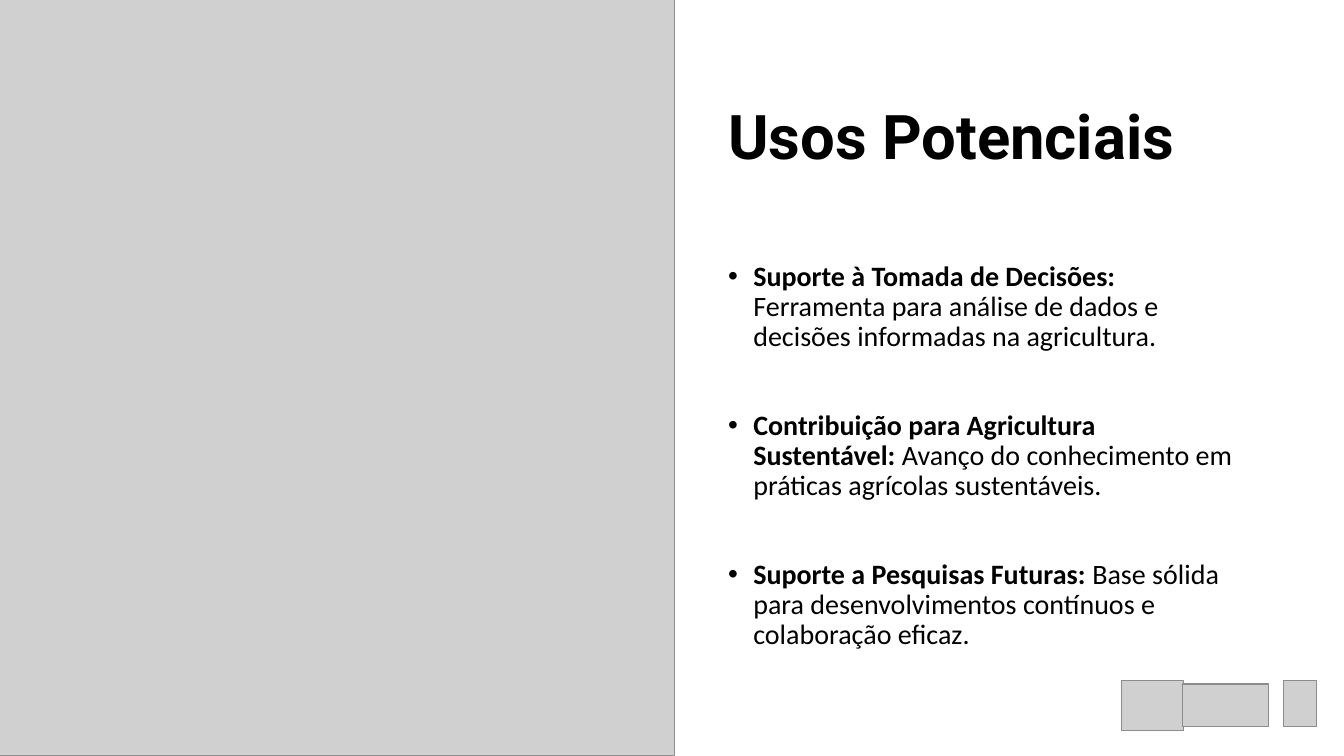
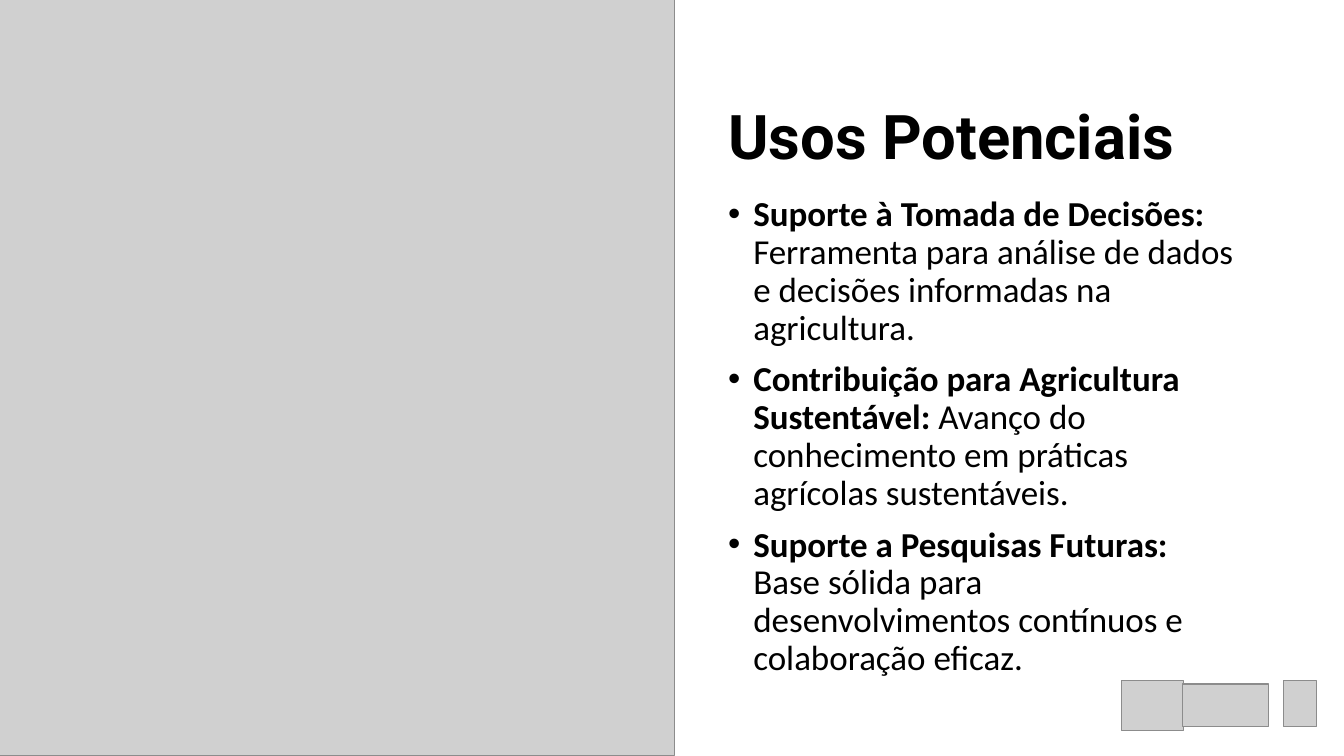
Before and after one commit to leandrogrego/WeedEye, a slide deck: slide 15 of Ontology for weed´s stress detection.pptx (slide 10 before the commit). Drawn at 1344x756 pixels with LibreOffice and Linux fonts; fonts in the diff are those of the drawing; grey boxes stand for pictures. Boxes give left, top, right and bottom in pixels: in the first picture for what was removed or moved away, otherwise in the second. Text is boxed around its words. In the diff, an @@ line names an element or a change of style, - is before the commit and + after.

```diff
--- a/Ontology for weed´s stress detection.pptx
+++ b/Ontology for weed´s stress detection.pptx
@@ text "Suporte à Tomada de Decisões: ...": place and size @@
-text "Suporte à Tomada de Decisões: ..." at (753,266,1232,649)
+text "Suporte à Tomada de Decisões: ..." at (753,201,1234,633)
@@ text "Suporte à Tomada de Decisões: ..." at (753,201,1234,633): size 20 to 25 pt @@
```
Also in this commit, not shown: 9 other slides changed, 6 slides added, 1 slide removed, 2 other files.
